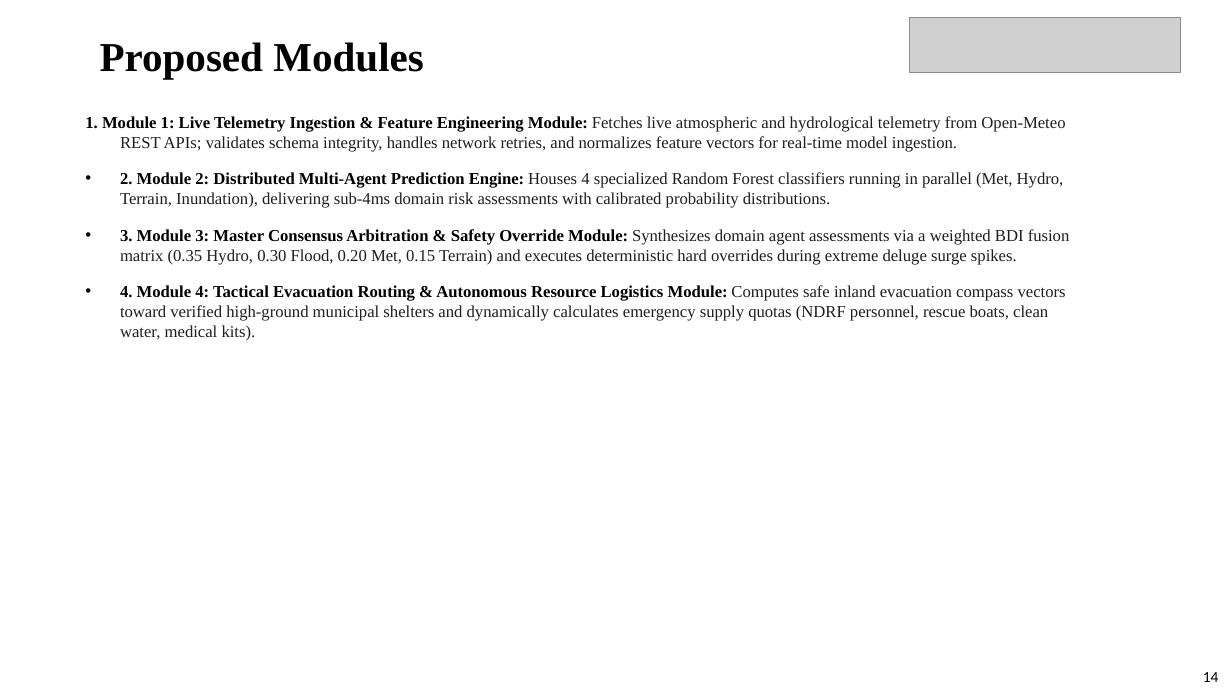
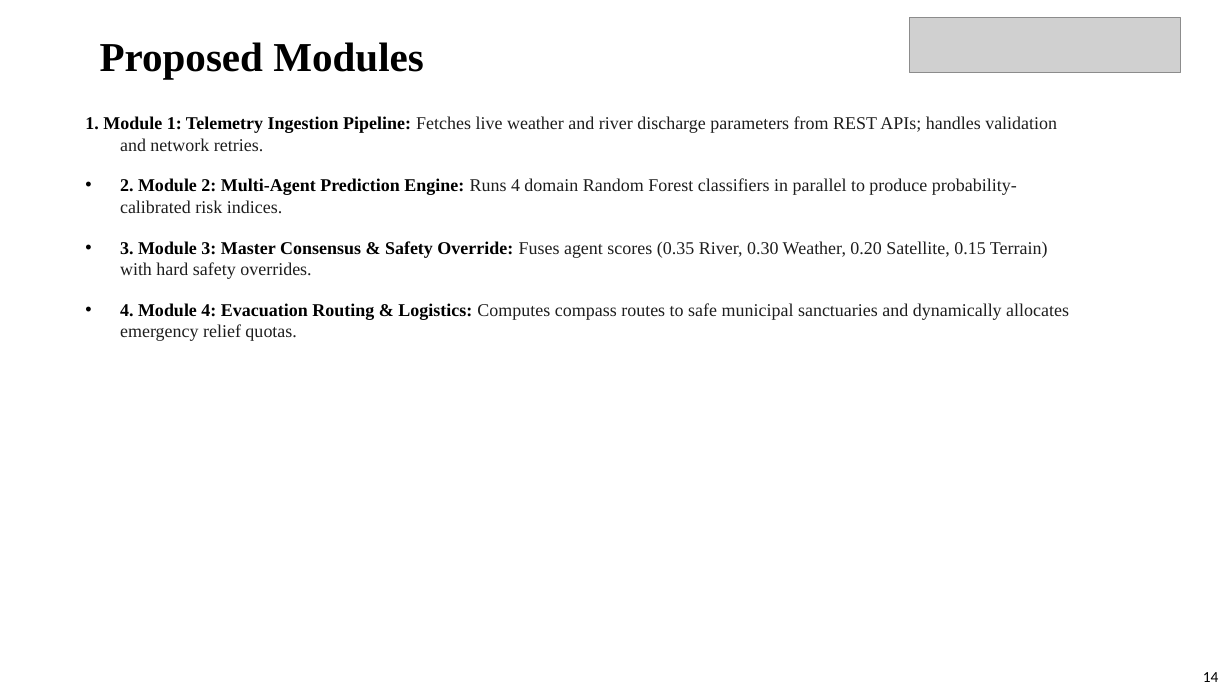
Before and after one commit to Prajwalbaligidad/floodGuard, a slide deck: slide 14 of Design_Project_Presentation_MultiAgent_AI.pptx. Drawn at 1232x693 pixels with LibreOffice and Linux fonts; fonts in the diff are those of the drawing; grey boxes stand for pictures. Boxes give left, top, right and bottom in pixels: in the first picture for what was removed or moved away, otherwise in the second. Text is boxed around its words. In the diff, an @@ line names an element or a change of style, - is before the commit and + after.

```diff
--- a/Design_Project_Presentation_MultiAgent_AI.pptx
+++ b/Design_Project_Presentation_MultiAgent_AI.pptx
@@ text at bbox=[85, 116, 1069, 341]: text changed; size 13 to 14 pt @@
-1. Module 1: Live Telemetry Ingestion & Feature Engineering Module: Fetches live atmospheric and hydrological telemetry from Open-Meteo REST APIs; validates schema integrity, handles network retries, and normalizes feature vectors for real-time model ingestion.
-• 2. Module 2: Distributed Multi-Agent Prediction Engine: Houses 4 specialized Random Forest classifiers running in parallel (Met, Hydro, Terrain, Inundation), delivering sub-4ms domain risk assessments with calibrated probability distributions.
-• 3. Module 3: Master Consensus Arbitration & Safety Override Module: Synthesizes domain agent assessments via a weighted BDI fusion matrix (0.35 Hydro, 0.30 Flood, 0.20 Met, 0.15 Terrain) and executes deterministic hard overrides during extreme deluge surge spikes.
-• 4. Module 4: Tactical Evacuation Routing & Autonomous Resource Logistics Module: Computes safe inland evacuation compass vectors toward verified high-ground municipal shelters and dynamically calculates emergency supply quotas (NDRF personnel, rescue boats, clean water, medical kits).
+1. Module 1: Telemetry Ingestion Pipeline: Fetches live weather and river discharge parameters from REST APIs; handles validation and network retries.
+• 2. Module 2: Multi-Agent Prediction Engine: Runs 4 domain Random Forest classifiers in parallel to produce probability-calibrated risk indices.
+• 3. Module 3: Master Consensus & Safety Override: Fuses agent scores (0.35 River, 0.30 Weather, 0.20 Satellite, 0.15 Terrain) with hard safety overrides.
+• 4. Module 4: Evacuation Routing & Logistics: Computes compass routes to safe municipal sanctuaries and dynamically allocates emergency relief quotas.
```
Also in this commit, not shown: 19 other slides changed, 5 other files.
